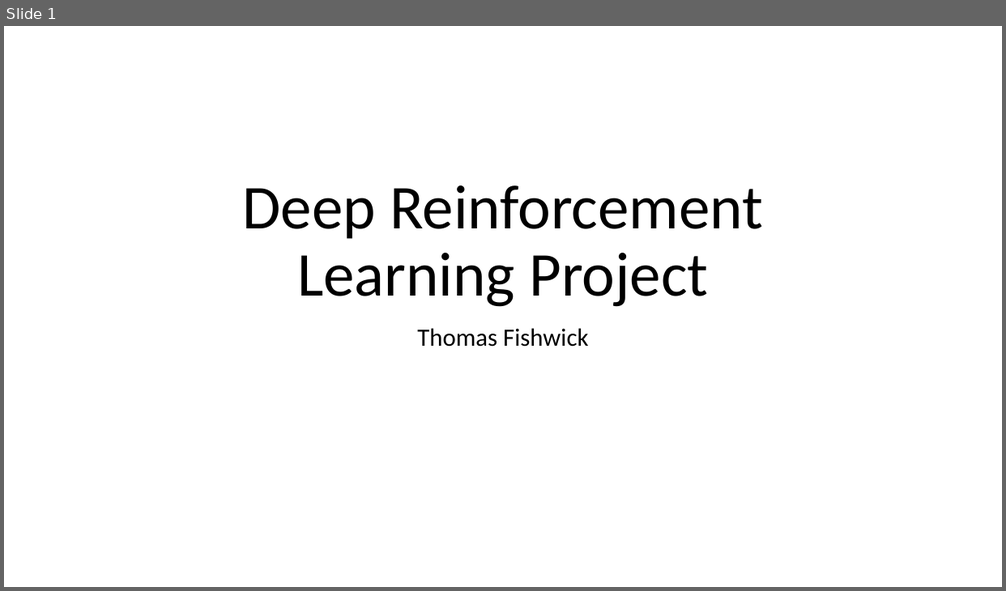
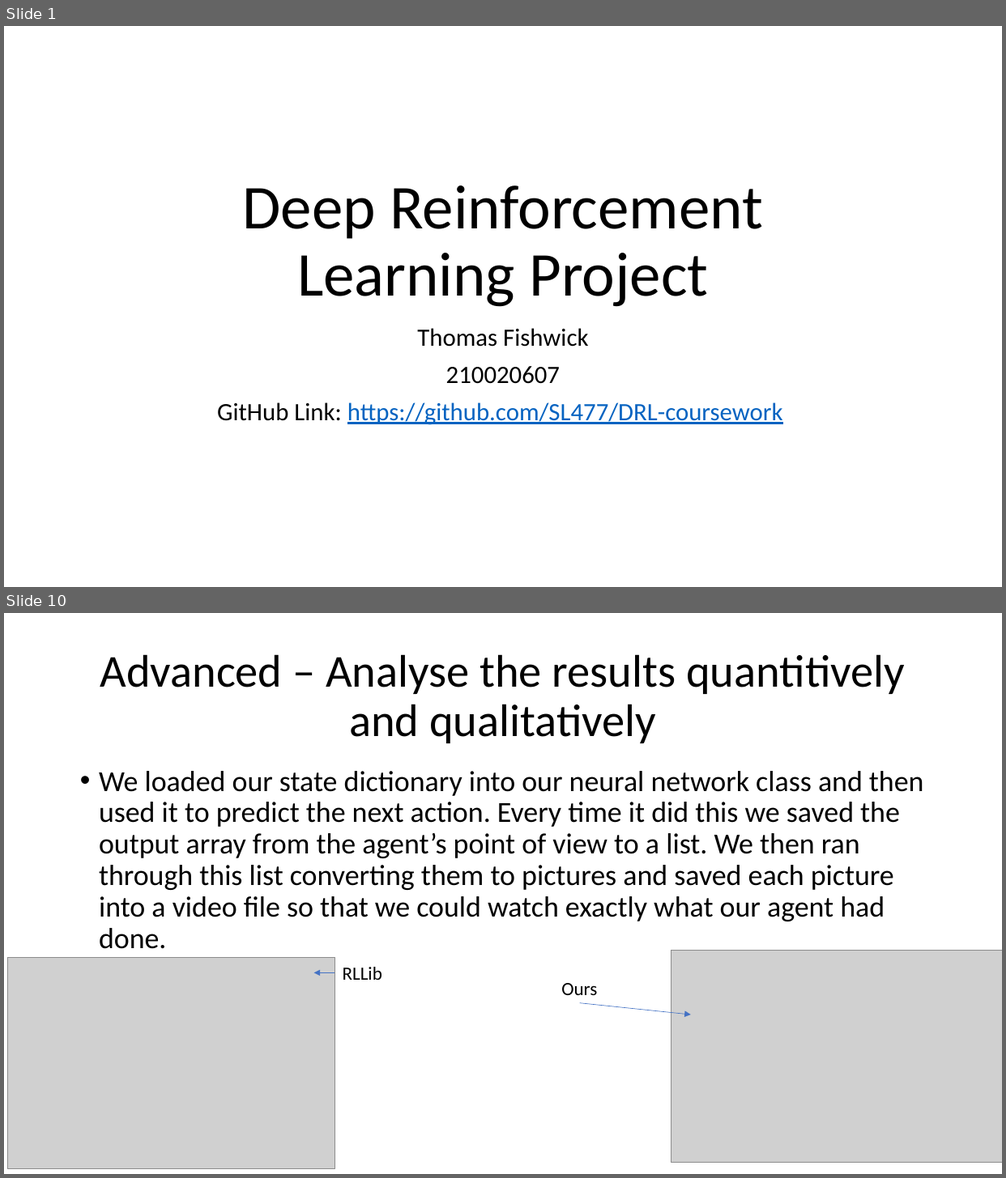
Before and after one commit to SL477/DRL-coursework, a slide deck: presentation.pptx. Shown one above the other, each under a label of ours: slide 1 before the commit, slides 1 and 10 after it; the slides between them are not shown. The pictures are 1006x591 and 1006x1178 pixels, drawn with LibreOffice and Linux fonts; fonts in the diff are those of the drawing; grey boxes stand for pictures. Boxes give left, top, right and bottom in pixels: in the first picture for what was removed or moved away, otherwise in the second. Text is boxed around its words. In the diff, an @@ line names an element or a change of style, - is before the commit and + after.

Commit message:
Video slides

```diff
--- a/presentation.pptx
+++ b/presentation.pptx
@@ slide 10 added at [4,613,1002,1174], background #FFFFFF @@
@@ title added at [100,654,905,743], 44 pt, text #000000 @@
+Advanced – Analyse the results quantitively and qualitatively
@@ text added at [99,771,924,949], 28 pt, text #000000 @@
+• We loaded our state dictionary into our neural network class and then used it to predict the next action. Every time it did this we saved the output array from the agent’s point of view to a list. We then ran through this list converting them to pictures and saved each picture into a video file so that we could watch exactly what our agent had done.
@@ picture added at [671,950,1002,1162] @@
@@ picture added at [7,958,335,1169] @@
@@ arrow added from (335, 973) to (314, 973), #4472C4 0.5 pt @@
@@ text added at [343,967,382,980], 18 pt, text #000000 @@
+RLLib
@@ text added at [561,983,597,995], 18 pt, text #000000 @@
+Ours
@@ arrow added from (580, 1003) to (691, 1015), #4472C4 0.5 pt @@
@@ slide 1 changed as well @@
@@ subtitle at [217,366,783,425]: paragraphs added @@
+210020607
+GitHub Link: https://github.com/SL477/DRL-coursework
```
Also in this commit, not shown: 12 other slides added, 1 other file.
